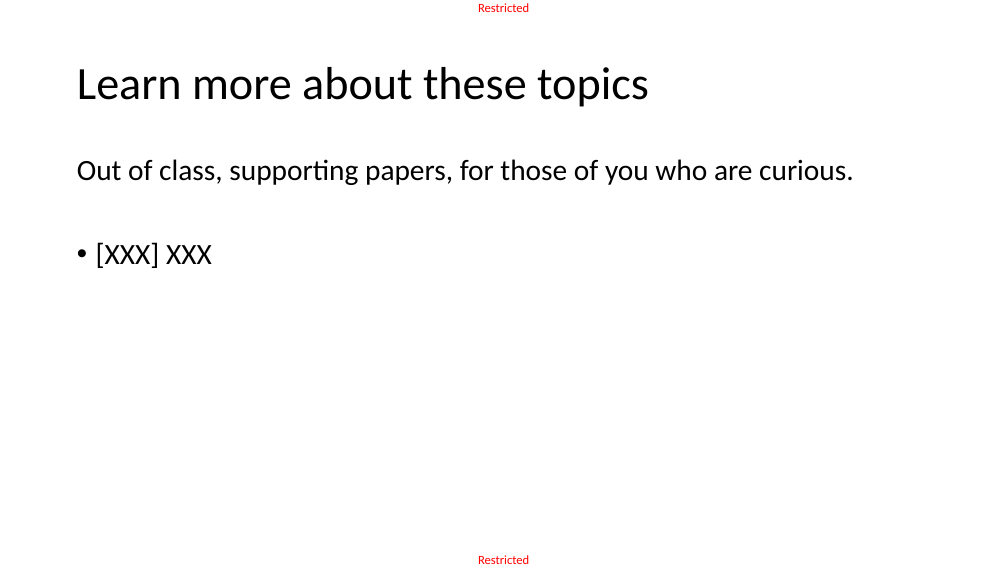
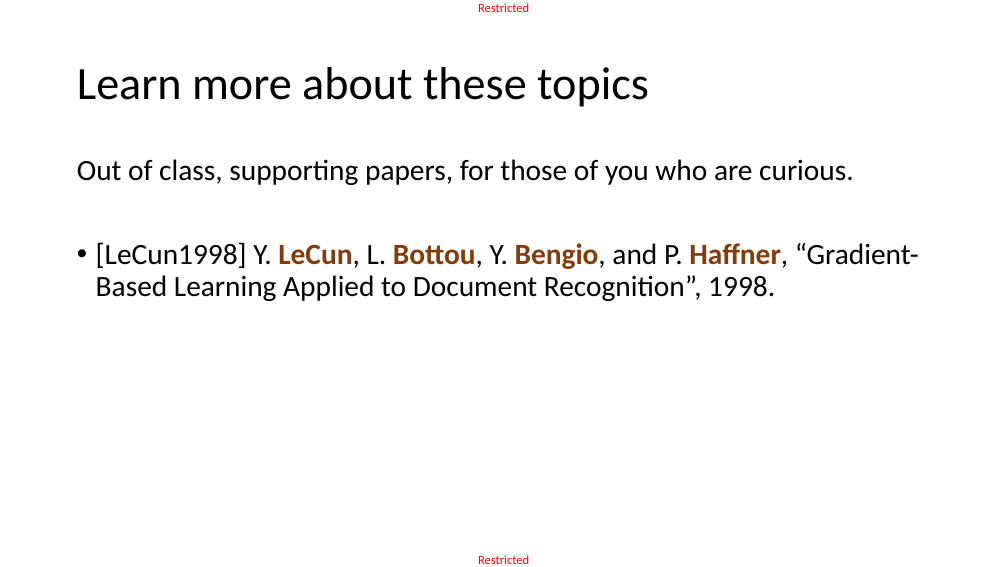
Before and after one commit to matthieudemari/SUTD_DL_50_039, a slide deck: slide 91 of W4/0. All/W4.pptx (slide 59 before the commit). Drawn at 1008x567 pixels with LibreOffice and Linux fonts; fonts in the diff are those of the drawing. Boxes give left, top, right and bottom in pixels: in the first picture for what was removed or moved away, otherwise in the second. Text is boxed around its words. In the diff, an @@ line names an element or a change of style, - is before the commit and + after.

```diff
--- a/W4/0. All/W4.pptx
+++ b/W4/0. All/W4.pptx
@@ text at (96, 242, 919, 301): text changed @@
-• [XXX] XXX
+• [LeCun1998] Y. LeCun, L. Bottou, Y. Bengio, and P. Haffner, “Gradient-Based Learning Applied to Document Recognition”, 1998.
```
Also in this commit, not shown: 6 other slides changed, 35 slides added, 3 slides removed, 9 other files.
